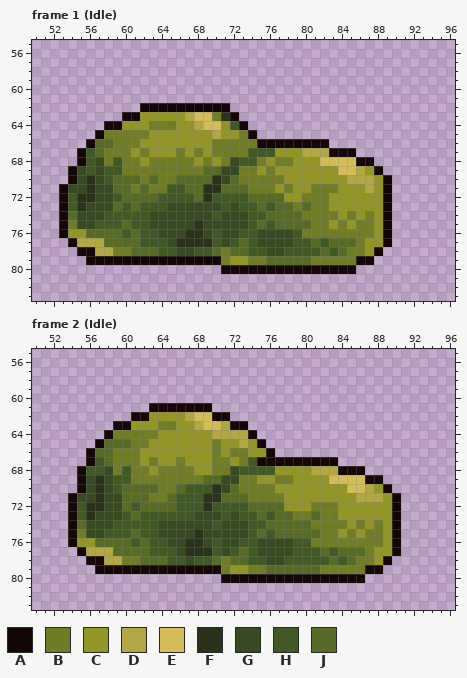
One commit to this pixel-art file: Assets/Content/Prefabs/Units/Slime Big/Slime Big.aseprite. Above is the file before it was changed.
144x144 pixels, 4 frames. Shown: frame 1 (Idle): x 50..96, y 55..83; frame 2 (Idle): x 50..96, y 55..83. The commit also changed other frames, which this record leaves out.
Palette (. is transparent): A #150707  B #707d26  C #939627  D #b2a744  E #d4bd59  F #2a321a  G #374a22  H #415a25  J #576b26
Pixels before, frame 1 (Idle), first column x 53:
62 .........AAAAAAAAAA..................
63 .......AACCCCCDEEBFA.................
64 .....AACCCBBBCCDEECHA................
65 ....ABBBBBCCCCCCCDCCBA...............
66 ...AJJBBBCCCCCCCCBBBBBAAAAAAAA.......
67 ..AHJBBBCBCCCBCBCBBBBHHHCCCDDDAAA....
68 ..AHGBHBBCBBBBBCBCBGHHBCBBCCCEEEEAA..
69 .AGHGHHBBBBBBBBBJJGGBBCBCCCCCCCEEDCA.
70 .AGFGHJJJBJBBJJJJFGJBBBBBCCCCCCCDDDCA
71 AGGFGGJJBJBBHHJJFFJJJBBBCBCCBBBCCCDCA
72 AHFFGGHJJJJHHHHJFHHHHJJJJCCBBBCCCCCCA
73 AHFGGGJHJHHHGGGGGGHGHHJHJJBJBBCCCCCCA
74 AJGGGHHHHHGGGGGGGHGGGHHJJJJBBBBCBCBCA
75 ABGGHHHJHHGGGGGFGGGGGHJHJJJJBBCBCBBCA
76 ACCJJJJHJHHGGGFFGHGGHHGGGGHBBBBBBBBCA
77 .ADDDJJJJHHHGFFFFHGHJHGGGGHHJHJJJBCCA
78 ..AADDBBJJJHHGGHHJBJJHHGGHHHHJHJBBCA.
79 ...AAAAAAAAAAAAAAABCCBBJJJJJBBBBBAA..
80 ..................AAAAAAAAAAAAAAA....
Pixels before, frame 2 (Idle), first column x 54:
61 .........AAAAAAA.....................
62 .......AACCCCDEEAA...................
63 .....AACCCBBCCDEEDAA.................
64 ....ABBBBBCCCCCCDDDDA................
65 ...AJJJBBCCCCCCCBCCDCA...............
66 ..AJJBBBCCCCCCCCBCBBCCA..............
67 ..AHJBBBCBCCBCCCBBCBHAAAAAAAAA.......
68 .AHHGBHBBCBBBBCCBBGHHHHCCCCDDDAAA....
69 .AGFGHHBBBBBBBBJJGGBBCCBBCCCCEEEEAA..
70 .AGFGHJJJJBBJHHHFGJBBBBCCCCCCCCEEDCA.
71 AGGFGGJJJBBJHHHFFJJJBBBBCCCCCCCCDDDCA
72 AHFFGGJHJJJJHHHFHHHHJJJJCCCBBBCCCCCCA
73 AHFGGGHJHHHHHHGGGHGHHJHJJBBJBBCCCCCCA
74 AJGGGHHHHHGGGGGGHGGGHHJJJJJBBBBCBCBCA
75 ABGGHHHJHHGGGGFGGGGGHJHJJJJJBBCBCBBCA
76 ACCJJJJHJHHGGFFGHGGHHGGGGHHBBBBBBBBCA
77 .ADDDJJJJHHHGFFFHGHJHGGGGHHHJHJJJBCCA
78 ..AADDBBJJJHHGHHJBJJHHGGHHHHHJHJBBCA.
79 ...AAAAAAAAAAAAAABCCBBJJJJJJBBBBBAA..
80 .................AAAAAAAAAAAAAAAA....
The result:
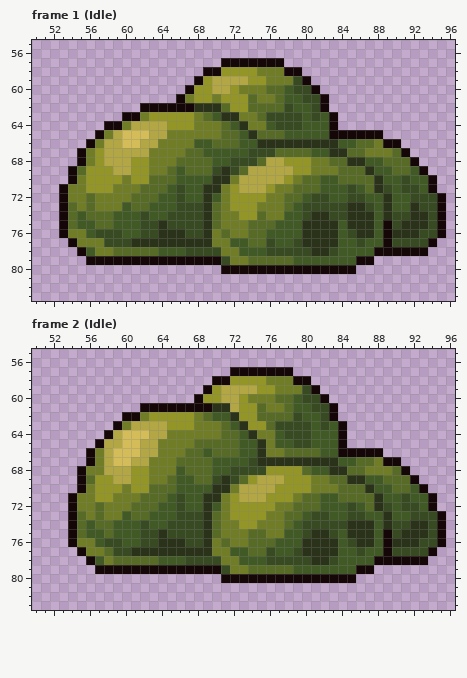
Commit: new slime graphics have been added
The exact change:
layer "Layer 2 Copy" added
layer "new design" removed
Changed rows in their new state; - is an unchanged pixel.
Frame 1 (Idle), layer "Layer 2 Copy":
first column x 54:
57 -----------------AAAAAAA------------------
58 ---------------AACCCCBBBAA----------------
59 --------------ACDDDDCCBBBGA---------------
60 -------------ACCDDCBBBJJHGGA--------------
61 ------------ABCCBCCCJBBJHHGGA-------------
62 --------------FFFJCCJJJJGHHGA-------------
63 --------B----CBJH-FBBJGGGGHGHA------------
64 ------BDDDDC--BBBJ-FBBHGGGHHHA------------
65 -----DEEEDDBBBBBBJJHFJJJHHHHHAAAAAA-------
66 ---BDDEEDDBBBBHHJJJHHFFFFFFFFFHHJJBAA-----
67 --BCDDDDDBBB-JJHHHHHGGGJJJJHHFFJJBBBJA----
68 --BCDDDC----JJJJHH-GGJDDC--BBJJFFHHJJJA---
69 -JCCCDDCC--JHJJ-GF-JDDDDD--BBBJJJFHHJJHA--
70 -BCCCCBCC-JJHHHH-FBDDDDD-BJJHHJJJJFHHGHHA-
71 BBCCCBB--JJ-GHH--BCDDDCB-JJJHHHGHJFGHGGHA-
72 BBJBBBB-----G-H--BCCCCBBJJHGGHHGGHHFHHGGGA
73 JBJBBB--J--H---FJBCCCBBB-HGGGGGFFGHFHHFGGA
74 -HJJJ---GHH----FJBBCCJBBHHGFFGGFFFHFGGFFGA
75 JHHJJ-H-G-F---GFJBBBJ-JHHHFFFFHFFFH-GFFFGA
76 BBHGGG-HGGFFFGGFBJBBJJHHH-FFFFHGFFH-FFFGGA
77 -BBBGGGFFFFF----BB-HJJ-HHGFFFFHHGHH-GGGGA-
78 --HBBJJ-----H-GGG-BH----GGGFFGHHHH-AAAAA--
79 -----------------GBBJJ---HHHHHHH----------
Frame 2 (Idle):
first column x 55:
57 -----------------AAAAAAA-----------------
58 ---------------AACCCCBBBAA---------------
59 --------------ACDDDDCCBBBGA--------------
60 -------------ACCDDCBBBJJHGGA-------------
61 -------A-------FFDCCJBBJHHGGA------------
62 -----A-B----CBJHHFCCJJJJGHHGA------------
63 -----BDDDDC--BBBJHFCCJGGGGHGHA-----------
64 ----DEEEDDBBBBBBJJHFBBHGGGHHHA-----------
65 ---DDEEDDBBBBJJJJJHHFBHHGGHHHA-----------
66 --BDEEEDDBBBJJHJJJHHFBBJJJJHHAAAAA-------
67 --BDEEDD-BBJJJJHHHHGFFFFFFFFFHHJJBAA-----
68 -BBDDDCCB--HJJJHH-GGGC---JHHFFJJBBBJA----
69 -JCCDDCC--JHHJ-GF-JCDDDC--BBJJFFHHJJJA---
70 -BCCCBCC-JJH----FBDDDD----BBBJJJFHHJJHA--
71 BBCCBBB-JJHG----BCDDDCC-BJJHHJJJJFHHGHHA-
72 BBJBBBJ--HHG----BCCCCCBBJJJHHHGHJFGHGGHA-
73 JBJBB--J---GG-FJBCCCCBB-JHGGHHGGHHFHHGGGA
74 -HJJ---G-H----FJBBCCBBB-HGGGGGFFFHFGGFFGA
75 JHHJ--HGGF---GFJBBBJ-BBHHGFFGHFFFHAGFFFGA
76 BBHGGH-GGFFFGGFBJBBJJJHH-FFFFHGFFHAFFFGGA
77 -BBJGGFFFFFF---BB-HJJ-HHGFFFFHHGHHAGGGGA-
78 --HBJJJ--H---GGG-BH----GGGFFG-HHHA-AAAA--
79 ----------------GBBJJ---HHHHHHHA-.-------
80 -------------------------------.---------
